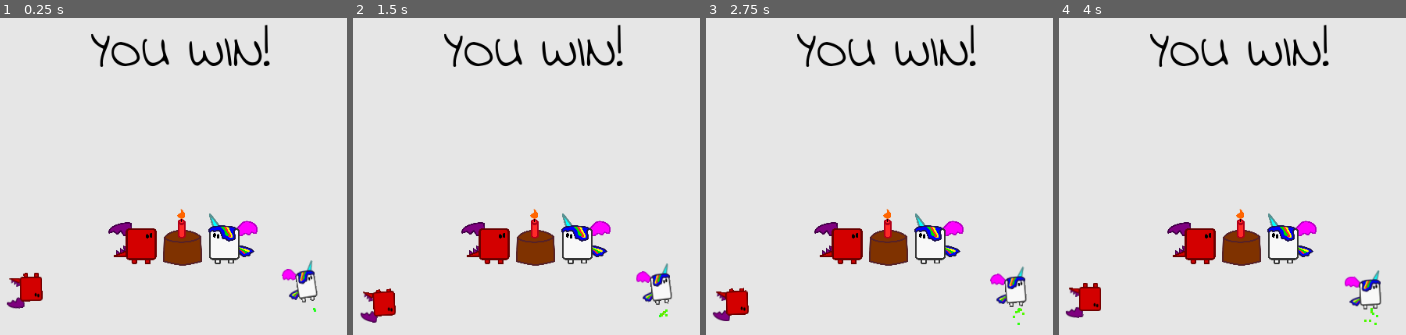
Above: before the commit, frames 1-4 (left to right).
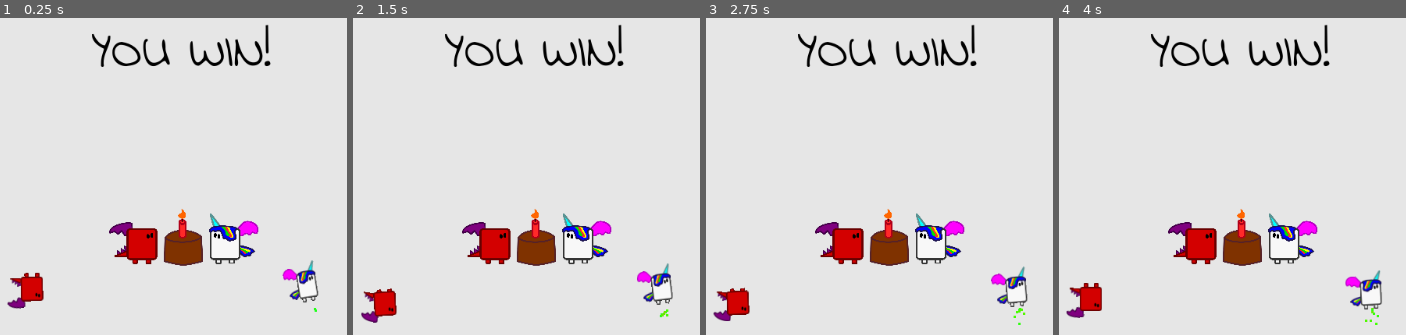
Above: after the commit, the same moments.

Repository: GameDrivenDesign/2-World-Co-Op-Color-Spray-Discovery-And-Jump-N-Run-2D
Game: Godot game, scene res://Win/Win.tscn
The game is run twice, just before and just after one commit, with the same random seed, the same clock (stepped at 60 frames per second) and the same inputs. This scene is started directly instead of the project's main scene.
Inputs:
- Up to frame 1 (0.25 s): no input
- Up to frame 2 (1.5 s): no input
- Up to frame 3 (2.75 s): no input
- Up to frame 4 (4 s): no input

The runs differ from the first frame. In frame 1, 2.9% of the frame differs, in the area x 1-92%, y 2-93%; in frame 2, 3.0%, in the area x 2-93%, y 2-97%; in frame 3, 3.0%; in frame 4, 3.0%.

Commit message:
Center death and win screens, use same font

Diff:
--- /dev/null
+++ b/Fonts/Font64.tres
@@ -0,0 +1,11 @@
+[gd_resource type="DynamicFont" load_steps=2 format=2]
+
+[ext_resource path="res://Fonts/IndieFlower.ttf" type="DynamicFontData" id=1]
+
+[resource]
+
+size = 64
+use_mipmaps = false
+use_filter = false
+font_data = ExtResource( 1 )
+_sections_unfolded = [ "Font", "Settings" ]
--- a/GameOver/ColorRect.tscn
+++ b/GameOver/ColorRect.tscn
@@ -1,45 +1,43 @@
-[gd_scene load_steps=4 format=2]
+[gd_scene load_steps=5 format=2]
 
 [ext_resource path="res://GameOver/ColorRect.gd" type="Script" id=1]
-[ext_resource path="res://Player/dead_dragon.png" type="Texture" id=2]
-[ext_resource path="res://Player/dead_unicorn.png" type="Texture" id=3]
+[ext_resource path="res://Fonts/Font64.tres" type="DynamicFont" id=2]
+[ext_resource path="res://Player/dead_dragon.png" type="Texture" id=3]
+[ext_resource path="res://Player/dead_unicorn.png" type="Texture" id=4]
 
 [node name="ColorRect" type="ColorRect" index="0"]
 
 anchor_left = 0.0
 anchor_top = 0.0
-anchor_right = 0.0
-anchor_bottom = 0.0
-margin_left = 50.0
-margin_top = 20.0
-margin_right = 972.0
-margin_bottom = 580.0
+anchor_right = 1.0
+anchor_bottom = 1.0
 rect_pivot_offset = Vector2( 0, 0 )
 rect_clip_content = false
 mouse_filter = 0
 mouse_default_cursor_shape = 0
-size_flags_horizontal = 1
-size_flags_vertical = 1
+size_flags_horizontal = 3
+size_flags_vertical = 3
 color = Color( 0.65625, 0.0692139, 0.0692139, 1 )
 script = ExtResource( 1 )
 _sections_unfolded = [ "Anchor", "Margin", "Rect" ]
 
 [node name="Label" type="Label" parent="." index="0"]
 
-anchor_left = 0.0
+anchor_left = 0.5
 anchor_top = 0.0
-anchor_right = 0.0
+anchor_right = 0.5
 anchor_bottom = 0.0
-margin_left = 159.0
-margin_top = 29.0
-margin_right = 765.0
-margin_bottom = 168.0
+margin_left = -303.0
+margin_top = 50.0
+margin_right = 303.0
+margin_bottom = 139.0
 rect_pivot_offset = Vector2( 0, 0 )
 rect_clip_content = false
 mouse_filter = 2
 mouse_default_cursor_shape = 0
 size_flags_horizontal = 1
 size_flags_vertical = 4
+custom_fonts/font = ExtResource( 2 )
 custom_colors/font_color = Color( 0, 0, 0, 1 )
 text = "Game Over"
 align = 1
@@ -49,37 +47,35 @@
 percent_visible = 1.0
 lines_skipped = 0
 max_lines_visible = -1
-_sections_unfolded = [ "custom_styles" ]
+_sections_unfolded = [ "Margin", "Theme", "custom_fonts", "custom_styles" ]
 
-[node name="TextureRect" type="TextureRect" parent="." index="1"]
+[node name="Container" type="Container" parent="." index="1"]
+
+anchor_left = 0.5
+anchor_top = 0.5
+anchor_right = 0.5
+anchor_bottom = 0.5
+margin_left = -20.0
+margin_top = -20.0
+margin_right = 20.0
+margin_bottom = 20.0
+rect_pivot_offset = Vector2( 0, 0 )
+rect_clip_content = false
+mouse_filter = 0
+mouse_default_cursor_shape = 0
+size_flags_horizontal = 1
+size_flags_vertical = 1
+
+[node name="TextureRect" type="TextureRect" parent="Container" index="0"]
 
 anchor_left = 0.0
 anchor_top = 0.0
 anchor_right = 0.0
 anchor_bottom = 0.0
-margin_left = 171.0
-margin_top = 172.0
-margin_right = 421.0
-margin_bottom = 420.0
-rect_pivot_offset = Vector2( 0, 0 )
-rect_clip_content = false
-mouse_filter = 1
-mouse_default_cursor_shape = 0
-size_flags_horizontal = 1
-size_flags_vertical = 1
-texture = ExtResource( 2 )
-stretch_mode = 0
-
-[node name="TextureRect2" type="TextureRect" parent="." index="2"]
-
-anchor_left = 0.0
-anchor_top = 0.0
-anchor_right = 0.0
-anchor_bottom = 0.0
-margin_left = 552.0
-margin_top = 176.0
-margin_right = 802.0
-margin_bottom = 424.0
+margin_left = -295.0
+margin_top = -66.0
+margin_right = -45.0
+margin_bottom = 182.0
 rect_pivot_offset = Vector2( 0, 0 )
 rect_clip_content = false
 mouse_filter = 1
@@ -88,3 +84,24 @@
 size_flags_vertical = 1
 texture = ExtResource( 3 )
 stretch_mode = 0
+_sections_unfolded = [ "Anchor", "Margin" ]
+
+[node name="TextureRect2" type="TextureRect" parent="Container" index="1"]
+
+anchor_left = 0.0
+anchor_top = 0.0
+anchor_right = 0.0
+anchor_bottom = 0.0
+margin_left = 86.0
+margin_top = -62.0
+margin_right = 336.0
+margin_bottom = 186.0
+rect_pivot_offset = Vector2( 0, 0 )
+rect_clip_content = false
+mouse_filter = 1
+mouse_default_cursor_shape = 0
+size_flags_horizontal = 1
+size_flags_vertical = 1
+texture = ExtResource( 4 )
+stretch_mode = 0
+_sections_unfolded = [ "Anchor", "Margin" ]
--- a/Win/Win.tscn
+++ b/Win/Win.tscn
@@ -1,19 +1,11 @@
-[gd_scene load_steps=9 format=2]
+[gd_scene load_steps=8 format=2]
 
 [ext_resource path="res://Win/Win.gd" type="Script" id=1]
-[ext_resource path="res://Fonts/IndieFlower.ttf" type="DynamicFontData" id=2]
+[ext_resource path="res://Fonts/Font64.tres" type="DynamicFont" id=2]
 [ext_resource path="res://Win/youwin.svg" type="Texture" id=3]
 [ext_resource path="res://Audio/Effects/win.wav" type="AudioStream" id=4]
 [ext_resource path="res://Player/Dragon.tscn" type="PackedScene" id=5]
 [ext_resource path="res://Player/unicorn.tscn" type="PackedScene" id=6]
-
-[sub_resource type="DynamicFont" id=1]
-
-size = 64
-use_mipmaps = false
-use_filter = false
-font_data = ExtResource( 2 )
-_sections_unfolded = [ "Font", "Settings" ]
 
 [sub_resource type="RectangleShape2D" id=2]
 
@@ -22,14 +14,14 @@
 
 [node name="ColorRect" type="ColorRect" index="0"]
 
-anchor_left = 0.0
-anchor_top = 0.0
-anchor_right = 0.0
-anchor_bottom = 0.0
-margin_left = 50.0
-margin_top = 20.0
-margin_right = 972.0
-margin_bottom = 580.0
+anchor_left = 0.5
+anchor_top = 0.5
+anchor_right = 0.5
+anchor_bottom = 0.5
+margin_left = -461.0
+margin_top = -280.0
+margin_right = 461.0
+margin_bottom = 280.0
 rect_pivot_offset = Vector2( 0, 0 )
 rect_clip_content = false
 mouse_filter = 0
@@ -56,7 +48,7 @@
 mouse_default_cursor_shape = 0
 size_flags_horizontal = 1
 size_flags_vertical = 4
-custom_fonts/font = SubResource( 1 )
+custom_fonts/font = ExtResource( 2 )
 custom_colors/font_color = Color( 0, 0, 0, 1 )
 text = "You win!"
 align = 1
